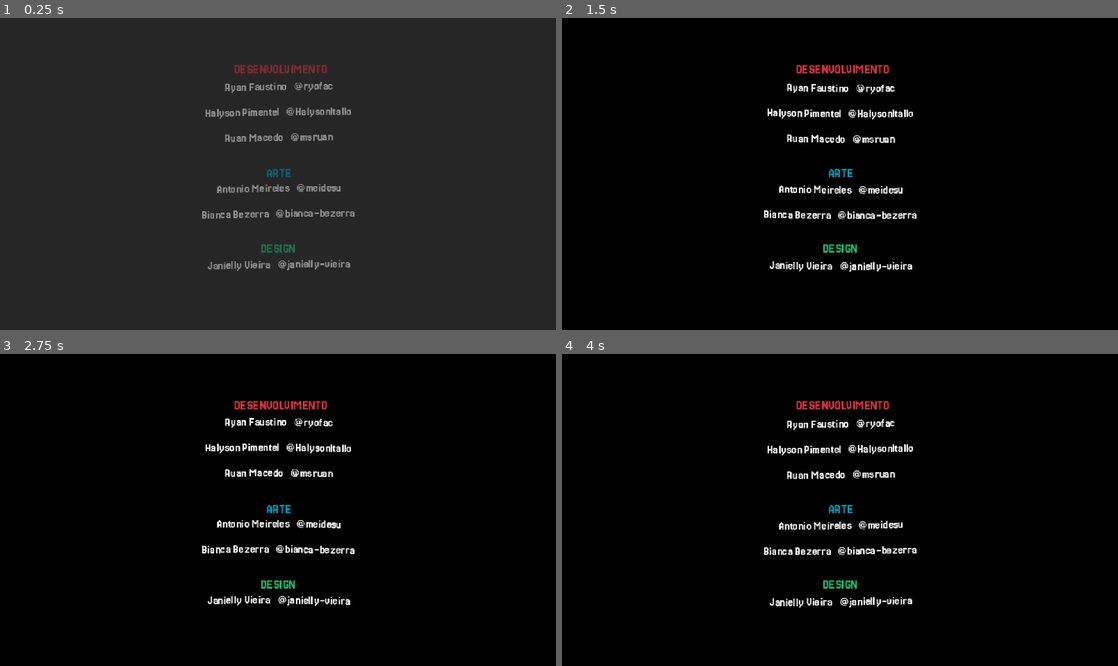
Above: before the commit, frames 1-4 (two rows, left to right).
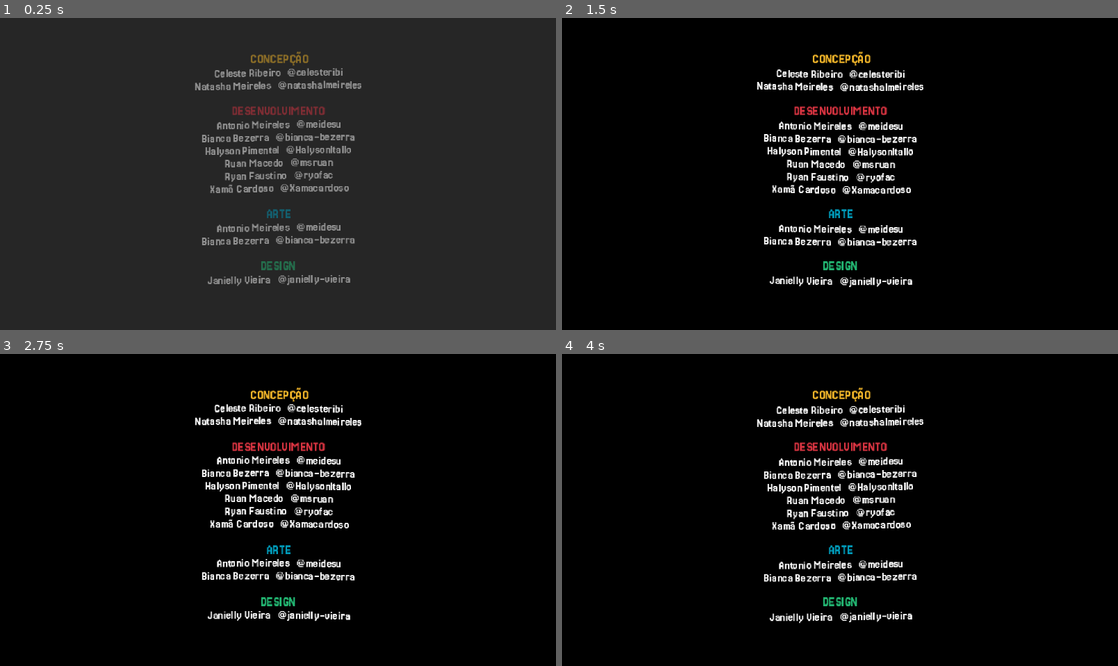
Above: after the commit, the same moments.

Repository: bianca-bezerra/CINExpress
Game: Godot game, scene res://scenes/credits_scene.tscn
Two runs of this game, one before a commit and one after it. Both use one fixed random seed, a clock stepped at 60 frames per second and the inputs below. This scene is started directly instead of the project's main scene.
Inputs:
- Up to frame 1 (0.25 s): no input
- Up to frame 2 (1.5 s): tap Enter (ui_accept) at 0.5, 0.77 s; tap Space (space) at 0.6, 1.35 s
- Up to frame 3 (2.75 s): tap Enter (ui_accept) at 1.52 s; tap Space (space) at 2.1 s
- Up to frame 4 (4 s): tap Space (space) at 2.85, 3.6 s; tap Enter (ui_accept) at 3.02, 3.77 s

The runs differ from the first frame. In frame 1, 5.3% of the frame differs, in the area x 35-65%, y 10-86%; in frame 2, 6.4%; in frame 3, 6.3%; in frame 4, 6.4%, in the area x 35-65%, y 10-87%.

Commit message:
feat: completa créditos com nomes e @ da equipe

Diff:
--- a/scenes/credits_scene.tscn
+++ b/scenes/credits_scene.tscn
@@ -30,57 +30,3 @@
 horizontal_alignment = 1
 vertical_alignment = 1
 justification_flags = 235
-
-[node name="DESENVOLVIMENTO" type="Label" parent="CreditosLabel"]
-layout_mode = 1
-anchors_preset = 5
-anchor_left = 0.5
-anchor_right = 0.5
-offset_left = -53.5
-offset_top = 42.0
-offset_right = 56.5
-offset_bottom = 62.0
-grow_horizontal = 2
-theme_override_colors/font_color = Color(0.8458838, 0.20293167, 0.2546902, 1)
-theme_override_fonts/font = ExtResource("2_1pu23")
-theme_override_font_sizes/font_size = 11
-text = "DESENVOLVIMENTO"
-horizontal_alignment = 1
-vertical_alignment = 1
-justification_flags = 171
-
-[node name="ARTE" type="Label" parent="CreditosLabel"]
-layout_mode = 1
-anchors_preset = 5
-anchor_left = 0.5
-anchor_right = 0.5
-offset_left = -54.0
-offset_top = 135.0
-offset_right = 53.0
-offset_bottom = 149.0
-grow_horizontal = 2
-theme_override_colors/font_color = Color(0, 0.6071694, 0.73095006, 1)
-theme_override_fonts/font = ExtResource("2_1pu23")
-theme_override_font_sizes/font_size = 11
-text = "ARTE"
-horizontal_alignment = 1
-vertical_alignment = 1
-justification_flags = 171
-
-[node name="DESIGN" type="Label" parent="CreditosLabel"]
-layout_mode = 1
-anchors_preset = 5
-anchor_left = 0.5
-anchor_right = 0.5
-offset_left = -54.5
-offset_top = 199.0
-offset_right = 52.5
-offset_bottom = 215.0
-grow_horizontal = 2
-theme_override_colors/font_color = Color(0.1373629, 0.71928114, 0.45009208, 1)
-theme_override_fonts/font = ExtResource("2_1pu23")
-theme_override_font_sizes/font_size = 11
-text = "DESIGN"
-horizontal_alignment = 1
-vertical_alignment = 1
-justification_flags = 171
--- a/scripts/credits_scene.gd
+++ b/scripts/credits_scene.gd
@@ -9,23 +9,32 @@
 	tween.tween_property(self, "modulate:a", 1.0, 0.5)
 
 	creditos_label.bbcode_enabled = true
-	creditos_label.text = "[wave amp=10 freq=3]
-Ryan Faustino   @ryofac
-
-Halyson Pimentel   @HalysonItallo
-
-Ruan Macedo   @msruan
+	creditos_label.text = "\n\n".join([
+		_categoria("#f0b429", "CONCEPÇÃO", [
+			"Celeste Ribeiro   @celesteribi",
+			"Natasha Meireles   @natashalmeireles",
+		]),
+		_categoria("#d83441", "DESENVOLVIMENTO", [
+			"Antonio Meireles   @meidesu",
+			"Bianca Bezerra   @bianca-bezerra",
+			"Halyson Pimentel   @HalysonItallo",
+			"Ruan Macedo   @msruan",
+			"Ryan Faustino   @ryofac",
+			"Xamã Cardoso   @Xamacardoso",
+		]),
+		_categoria("#009bba", "ARTE", [
+			"Antonio Meireles   @meidesu",
+			"Bianca Bezerra   @bianca-bezerra",
+		]),
+		_categoria("#23b773", "DESIGN", [
+			"Janielly Vieira   @janielly-vieira",
+		]),
+	])
 
 
-
-Antonio Meireles   @meidesu
-
-Bianca Bezerra   @bianca-bezerra
-
-
-
-Janielly Vieira   @janielly-vieira
-[/wave]"
+## Título colorido (parado) + nomes com o efeito de onda, um por linha
+func _categoria(cor: String, titulo: String, nomes: Array) -> String:
+	return "[font_size=11][color=%s]%s[/color][/font_size]\n[wave amp=10 freq=3]%s[/wave]" % [cor, titulo, "\n".join(nomes)]
 
 func _process(delta):
 	tempo += delta
